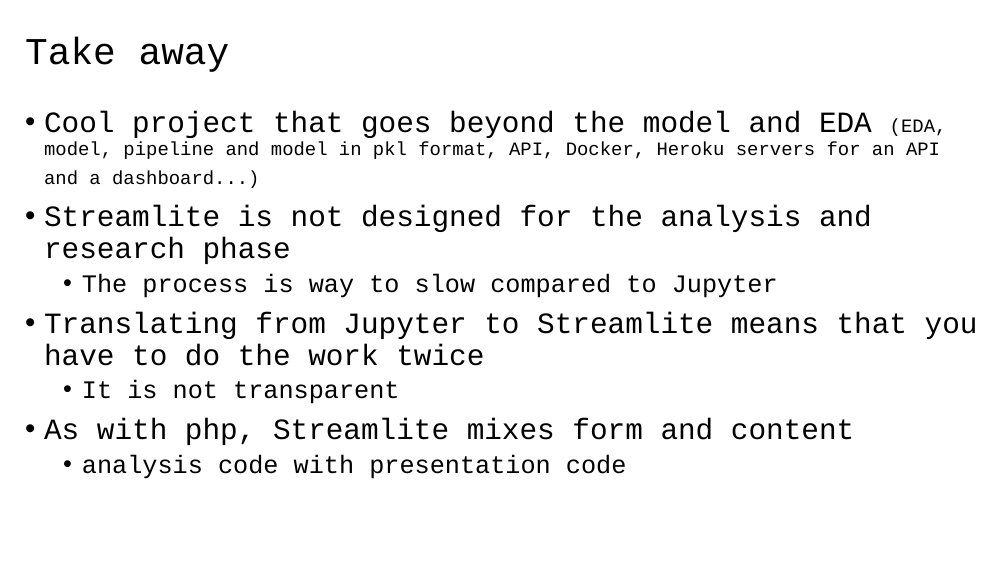
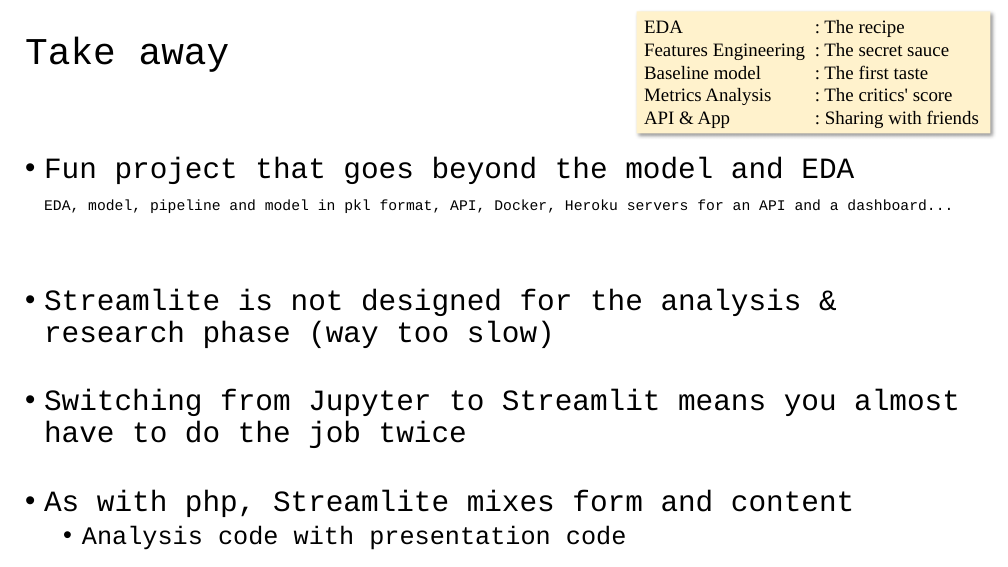
Before and after one commit to 40tude/02_Data-Science_Fullstack_march_2024, a slide deck: slide 9 of 08_deployment/99_Project_getaround/01_getaround_project.pptx. Drawn at 1008x567 pixels with LibreOffice and Linux fonts; fonts in the diff are those of the drawing. Boxes give left, top, right and bottom in pixels: in the first picture for what was removed or moved away, otherwise in the second. Text is boxed around its words. In the diff, an @@ line names an element or a change of style, - is before the commit and + after.

```diff
--- a/08_deployment/99_Project_getaround/01_getaround_project.pptx
+++ b/08_deployment/99_Project_getaround/01_getaround_project.pptx
@@ rectangle added at [637, 11, 991, 134], fill #FFF2CC, 18 pt, text #000000 @@
+EDA : The recipe
+Features Engineering : The secret sauce
+Baseline model : The first taste
+Metrics Analysis : The critics' score
+API & App : Sharing with friends
@@ text at [44, 157, 960, 448]: text changed @@
-• Cool project that goes beyond the model and EDA (EDA, model, pipeline and model in pkl format, API, Docker, Heroku servers for an API and a dashboard...)
-• Streamlite is not designed for the analysis and research phase
-  • The process is way to slow compared to Jupyter
-• Translating from Jupyter to Streamlite means that you have to do the work twice
-  • It is not transparent
+• Fun project that goes beyond the model and EDA
+  EDA, model, pipeline and model in pkl format, API, Docker, Heroku servers for an API and a dashboard...
+• Streamlite is not designed for the analysis & research phase (way too slow)
+• Switching from Jupyter to Streamlit means you almost have to do the job twice
@@ text at [82, 526, 627, 550]: text changed @@
-  • analysis code with presentation code
+  • Analysis code with presentation code
```
Also in this commit, not shown: 2 other slides changed, 6 other files.
